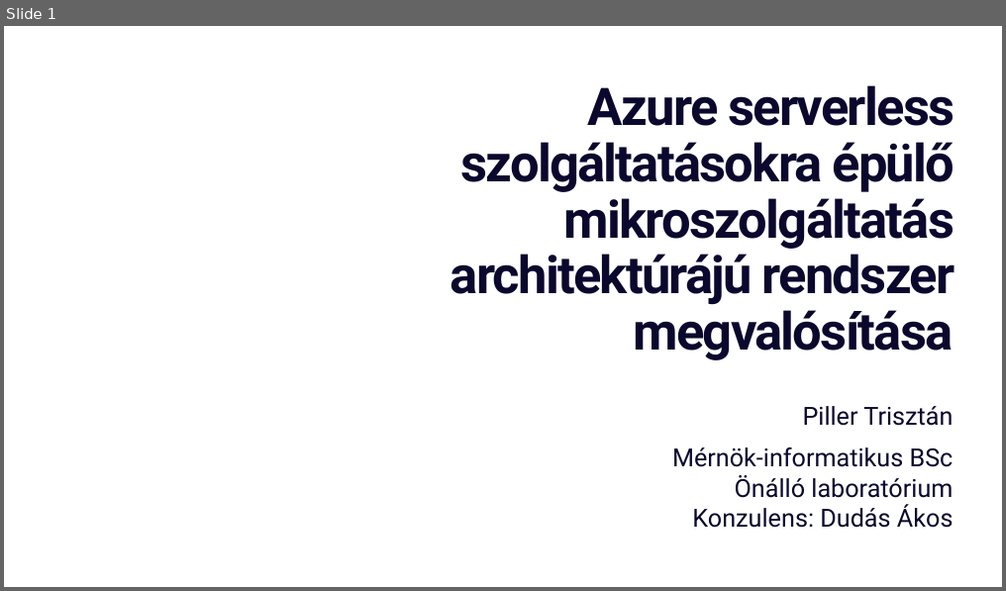
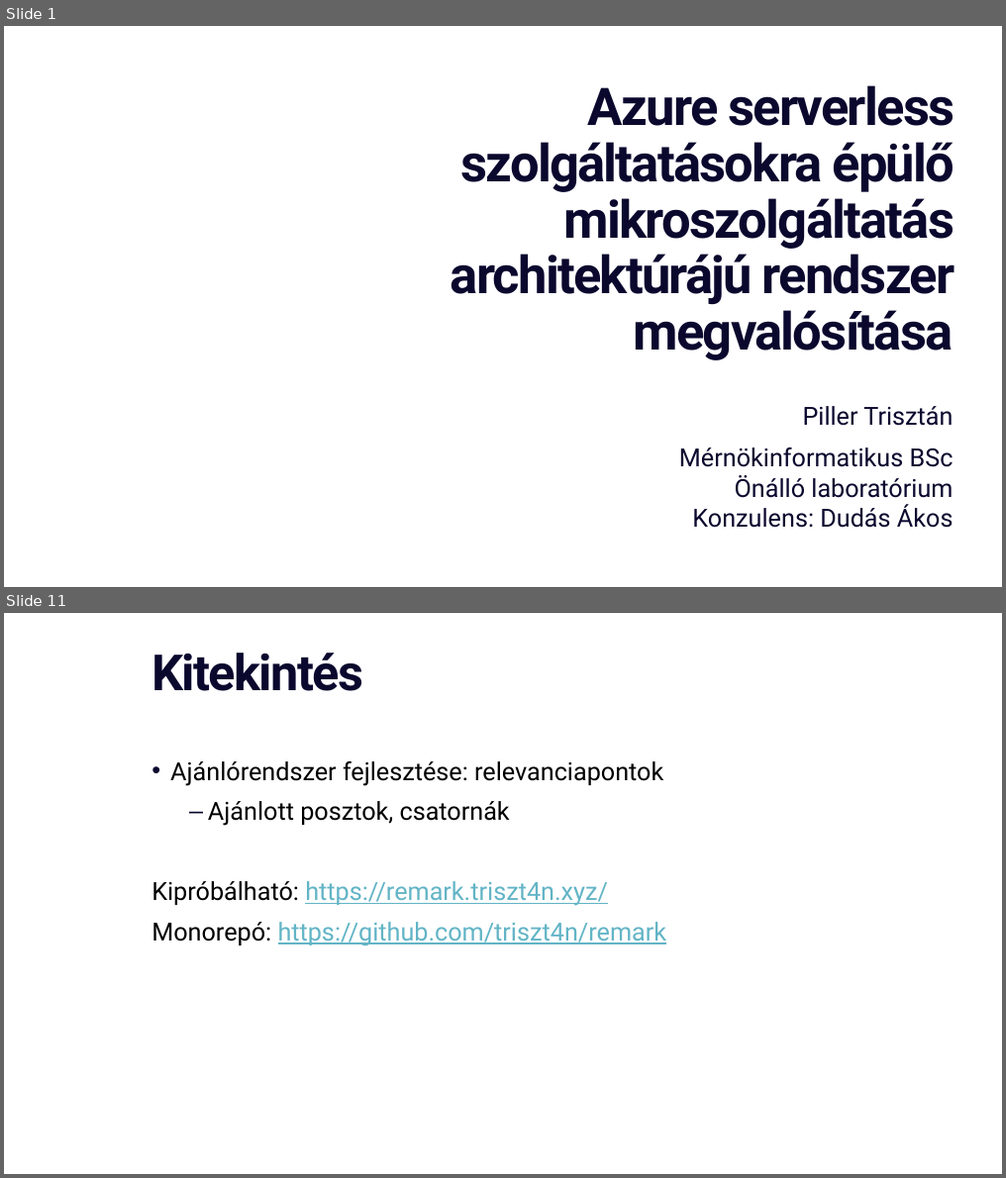
Before and after one commit to triszt4n/remark, a slide deck: docs/Presentation_hu.pptx. Shown one above the other, each under a label of ours: slide 1 before the commit, slides 1 and 11 after it; the slides between them are not shown. The pictures are 1006x591 and 1006x1178 pixels, drawn with LibreOffice and Linux fonts; fonts in the diff are those of the drawing; background and template pictures are left out. Boxes give left, top, right and bottom in pixels: in the first picture for what was removed or moved away, otherwise in the second. Text is boxed around its words. In the diff, an @@ line names an element or a change of style, - is before the commit and + after.

```diff
--- a/docs/Presentation_hu.pptx
+++ b/docs/Presentation_hu.pptx
@@ slide 11 added at (4,613,1002,1174), background #FFFFFF @@
@@ title added at (152,653,363,691), 48 pt, text #0B082E, bold @@
+Kitekintés
@@ text added at (152,761,667,946), 24 pt, text #000000 @@
+• Ajánlórendszer fejlesztése: relevanciapontok
+  – Ajánlott posztok, csatornák
+  Kipróbálható: https://remark.triszt4n.xyz/
+  Monorepó: https://github.com/triszt4n/remark
@@ slide 1 changed as well @@
@@ subtitle "Piller Trisztán": place and size @@
-subtitle "Piller Trisztán" at (672,406,953,528)
+subtitle "Piller Trisztán" at (679,406,953,528)
@@ subtitle at (679,448,953,468): text changed @@
-Mérnök-informatikus BSc
+Mérnökinformatikus BSc
```
Also in this commit, not shown: 10 other slides added, 1 slide removed, 11 other files.
